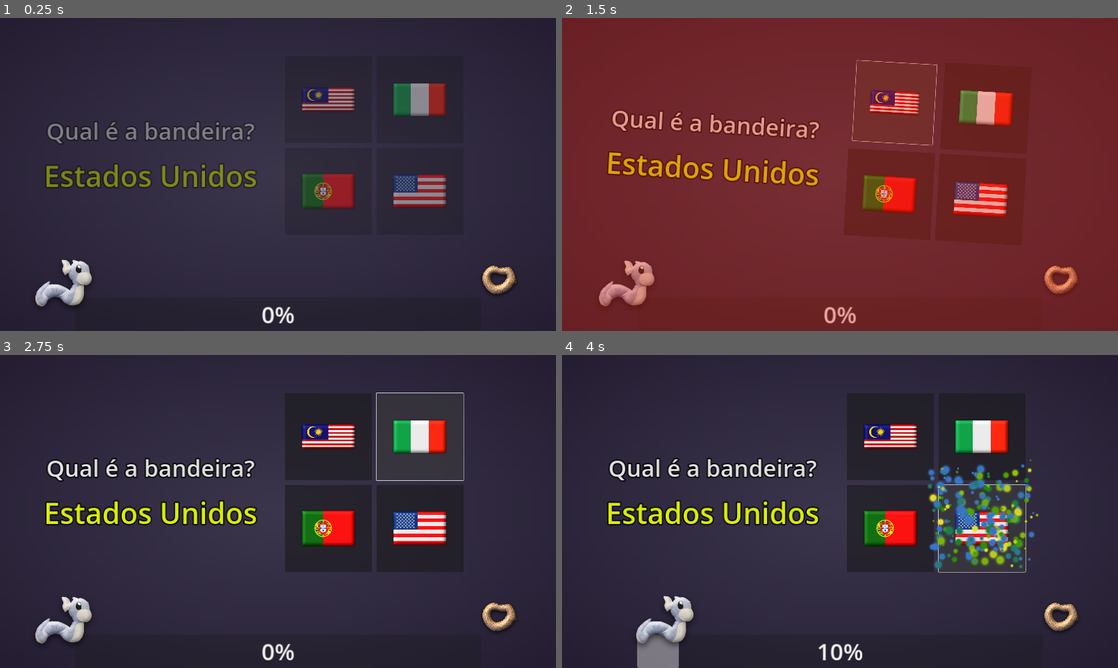
Above: before the commit, frames 1-4 (two rows, left to right).
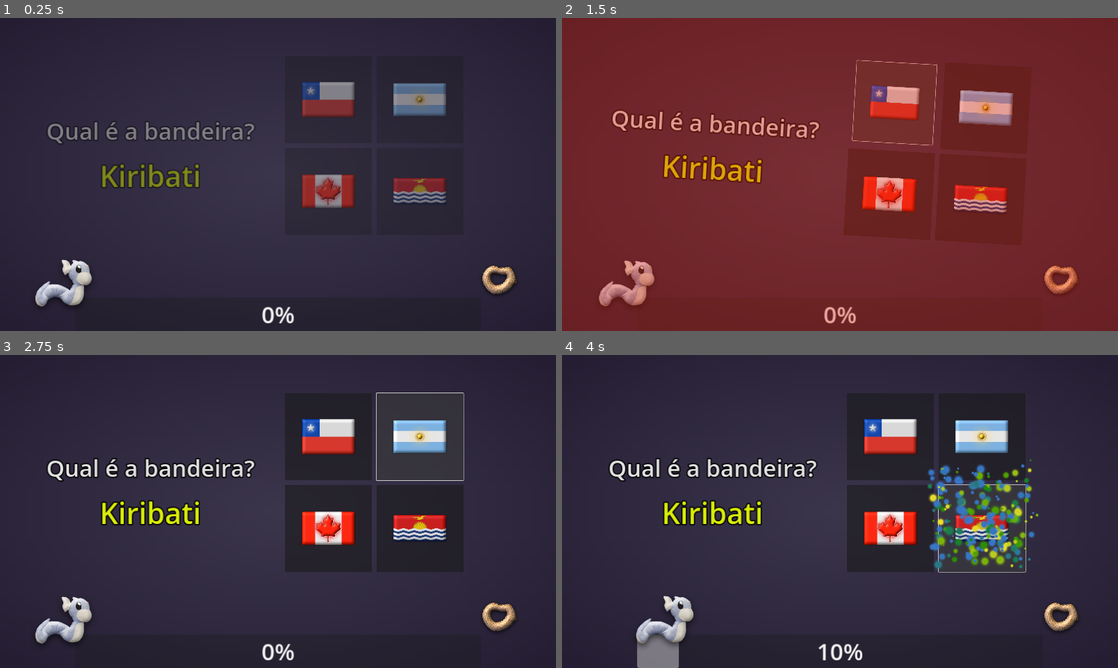
Above: after the commit, the same moments.

Repository: vibrunazo/godot-akira-flags
Game: Godot game, scene res://quiz/quiz_game.tscn
Same seed, same stepped clock (60 frames per second), same inputs: the game is played once before the commit and once after it. Sound files missing from this copy of the repository are replaced by a short silence.
Inputs (mouse positions are in pixels of both pictures, inside the frame that each line leads up to):
- Up to frame 1 (0.25 s): no input
- Up to frame 2 (1.5 s): click (712, 174) at 0.5 s; click (890, 99) at 1.27 s
- Up to frame 3 (2.75 s): click (422, 436) at 2.02 s
- Up to frame 4 (4 s): click (890, 527) at 2.77 s; click (984, 527) at 3.52 s

The runs differ from the first frame. In frame 1, 5.1% of the frame differs, in the area x 8-81%, y 20-61%; in frame 2, 5.3%; in frame 3, 5.8%; in frame 4, 5.5%.

Commit message:
add Chile, Uruguay and Vietnam

Diff:
--- a/countries/countries.gd
+++ b/countries/countries.gd
@@ -8,6 +8,7 @@
 	'belgium',
 	'brazil',
 	'canada',
+	'chile',
 	'dominican_republic',
 	'france',
 	'germany',
@@ -23,7 +24,9 @@
 	'southkorea',
 	'spain',
 	'uk',
+	'uruguay',
 	'us',
+	'vietnam',
 	'wales',
 ]
 
--- /dev/null
+++ b/countries/res/chile.tres
@@ -0,0 +1,8 @@
+[gd_resource type="Resource" script_class="CountryData" load_steps=2 format=3 uid="uid://bxlcci5p01rrx"]
+
+[ext_resource type="Script" path="res://countries/country_data.gd" id="1_ijg5r"]
+
+[resource]
+script = ExtResource("1_ijg5r")
+id = "chile"
+display_name = "Chile"
--- /dev/null
+++ b/countries/res/uruguay.tres
@@ -0,0 +1,8 @@
+[gd_resource type="Resource" script_class="CountryData" load_steps=2 format=3 uid="uid://dnyb6v8haksi2"]
+
+[ext_resource type="Script" path="res://countries/country_data.gd" id="1_djy03"]
+
+[resource]
+script = ExtResource("1_djy03")
+id = "uruguay"
+display_name = "Uruguai"
--- /dev/null
+++ b/countries/res/vietnam.tres
@@ -0,0 +1,8 @@
+[gd_resource type="Resource" script_class="CountryData" load_steps=2 format=3 uid="uid://clyuxdqkel1dj"]
+
+[ext_resource type="Script" path="res://countries/country_data.gd" id="1_gnw38"]
+
+[resource]
+script = ExtResource("1_gnw38")
+id = "vietnam"
+display_name = "Vietnã"
Not shown, added: countries/audio/chile.ogg.import
Not shown, added: countries/audio/uruguay.ogg.import
Not shown, added: countries/audio/vietnam.ogg.import
Not shown, added: countries/audio/chile.ogg
Not shown, added: countries/audio/uruguay.ogg
Not shown, added: countries/audio/vietnam.ogg
